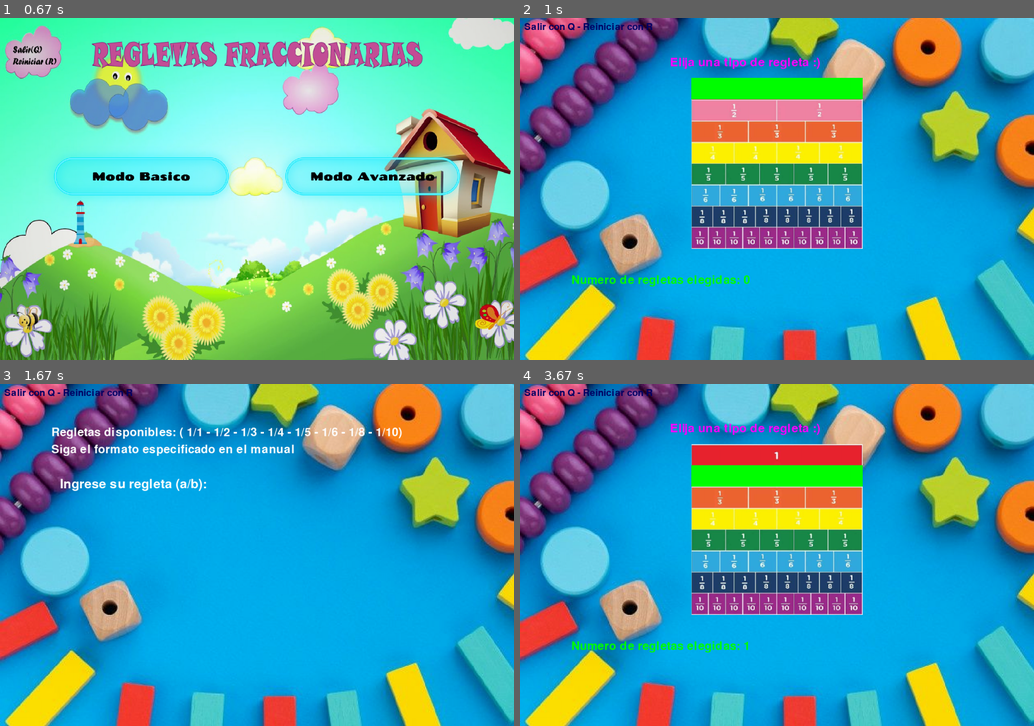
Above: before the commit, frames 1-4 (two rows, left to right).
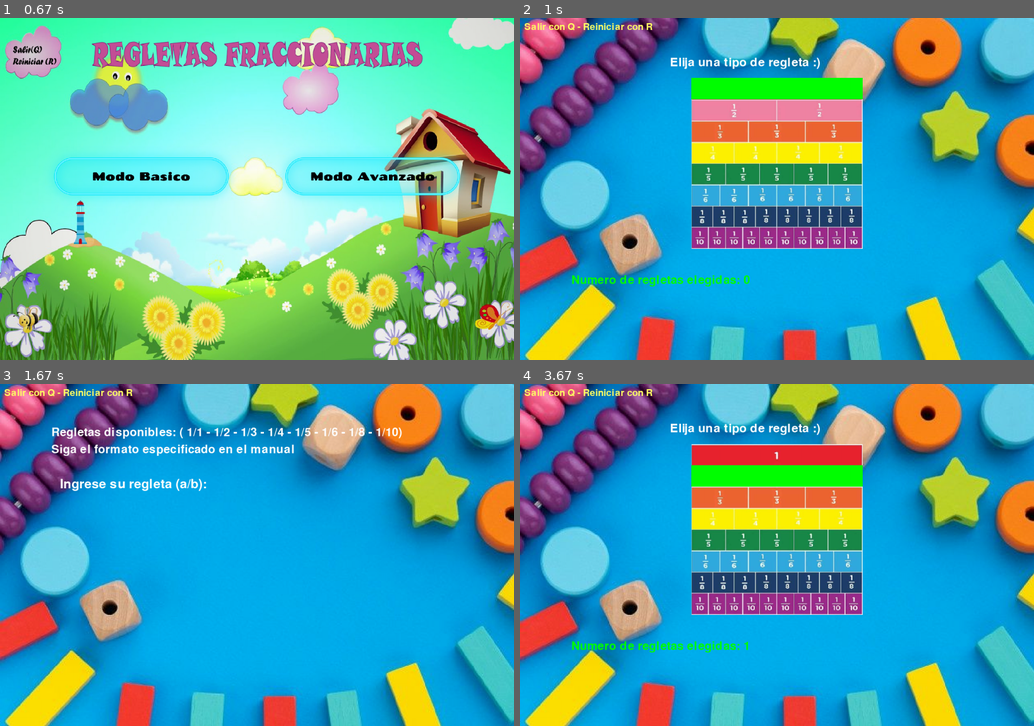
Above: after the commit, the same moments.

Repository: valec3/Game_py_Regletas_fraccionarias
Game: pygame game, started from regletas.py
Same seed, same stepped clock (60 frames per second), same inputs: the game is played once before the commit and once after it.
Inputs (mouse positions are in pixels of both pictures, inside the frame that each line leads up to):
- Up to frame 1 (0.67 s): tap Enter at 0.33 s
- Up to frame 2 (1 s): click (756, 202) at 0.72 s
- Up to frame 3 (1.67 s): hold R 1-1.47 s; hold Up 1-1.47 s; move the mouse to (421, 544) at 1.03 s; click (370, 541) at 1.6 s
- Up to frame 4 (3.67 s): hold R 1.88-2.35 s; hold Up 1.88-2.35 s; move the mouse to (828, 630) at 1.92 s; click (658, 541) at 2.48 s; tap Enter at 2.77 s; hold Down from 3.65 s (still down)

Frame 1 is identical in both runs. In frame 2, 0.7% of the frame differs, in the area x 0-59%, y 1-15%; in frame 3, 0.3%; in frame 4, 0.7%.

Commit message:
Ultima modificacion

Diff:
--- a/regletas.py
+++ b/regletas.py
@@ -42,10 +42,10 @@
         self.rectangulo_btn_avz = self.imagen_btn_avanzado.get_rect()
 
         # Texto
-        self.texto_pregunta = Texto("Elija una tipo de regleta :)",42,colores.PINK,350,90)
+        self.texto_pregunta = Texto("Elija una tipo de regleta :)",42,colores.WHITE,350,90)
         self.texto_opciones_l1 = Texto("Regletas disponibles: ( 1/1 - 1/2 - 1/3 - 1/4 - 1/5 - 1/6 - 1/8 - 1/10)",40,colores.WHITE,120,100)
         self.texto_opciones_l2 = Texto("Siga el formato especificado en el manual",40, colores.WHITE,120,140)
-        self.texto_salir_rep = Texto("Salir con Q - Reiniciar con R", 32, colores.DARK_BLUE,10,10)
+        self.texto_salir_rep = Texto("Salir con Q - Reiniciar con R", 32, colores.LIGHT_YELLOW,10,10)
         self.text_input = "" # variable que almacenará la entrada del usuario en el modo avanzado
 
         # EXTRAS
@@ -132,7 +132,7 @@
 
         if cociente < 1:
             texto_div = Texto(
-                f"La regleta {den[0]}/{den[1]} es mayor que la regleta {num[0]}/{num[1]}. Asi que el resultado sera menor a cero.",
+                f"La representacion de {den[0]}/{den[1]} es mayor que la representacion de {num[0]}/{num[1]}. Asi que el resultado sera menor a cero.",
                 30,
                 colores.DARK_GREEN,
                 120,430
@@ -147,7 +147,7 @@
         for i in range(cociente*den[0]):
             ventana.blit(dividendo,(120+i*ancho_dividendo,y))
 
-        if num[1] == 7 or den[1] == 7:
+        if num[1] == 7 or den[1] == 9:
             texto_nodis = Texto("Las representaciones para las regletas 1/7 y 1/9 no estan disponibles",30,colores.RED,120,600)
             texto_nodis.draw(self.ventana)
 
@@ -186,7 +186,7 @@
 
         """Responde a teclas presionadas."""
         if evento.key == pygame.K_q or evento.key == pygame.K_ESCAPE:#Salir del juego
-            pygame.exit()
+            pygame.QUIT
             sys.exit()
         elif evento.key == pygame.K_r:
             self.game_active = False
@@ -194,10 +194,10 @@
             if self.text_input == "1":
                 self.text_input = "1/1"
             if re.match(self.patron, self.text_input): #Verificar si la entrada del usuario es correcta
-                print("El carácter cumple con el formato int/int")
+                print("El carácter cumple con el formato")
                 self.entrada_regletas.append(self.text_input) # muestra la entrada del usuario en la consola
             else:
-                print("El carácter no cumple con el formato int/int")
+                print("El carácter no cumple con el formato")
             self.text_input = "" # vaciar la entrada de texto
             self.opciones_elegidas.append(self.opcion)
         elif evento.key == pygame.K_BACKSPACE: # si el usuario presiona retroceso
